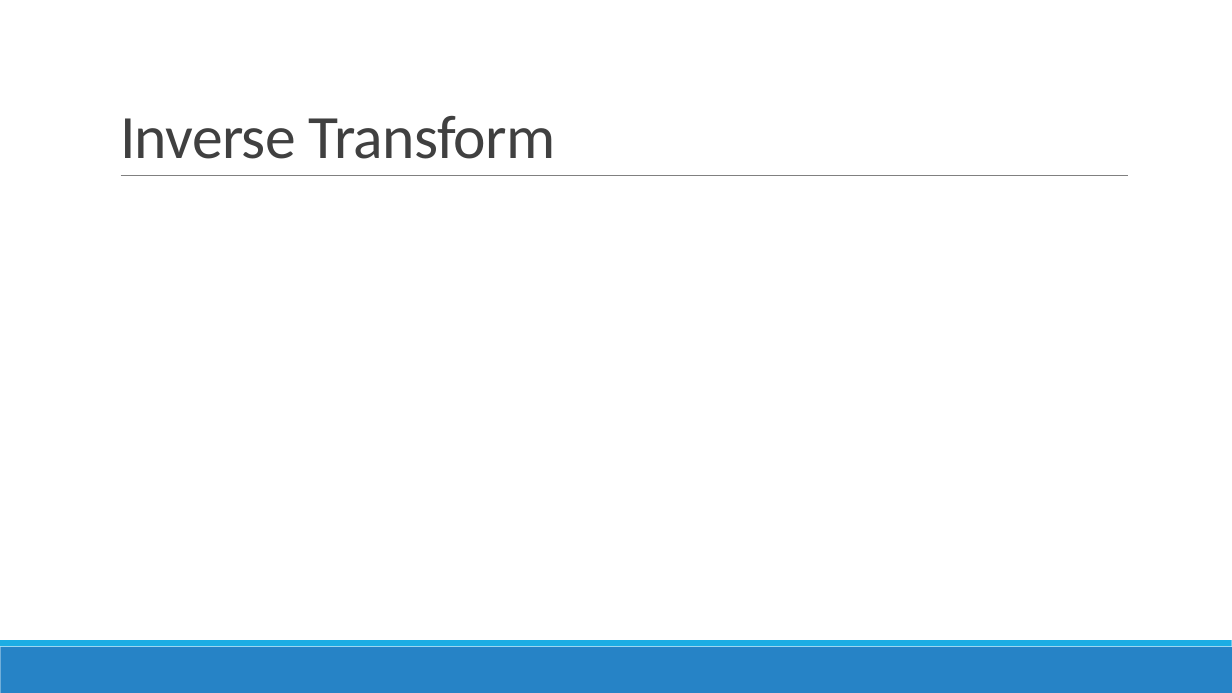
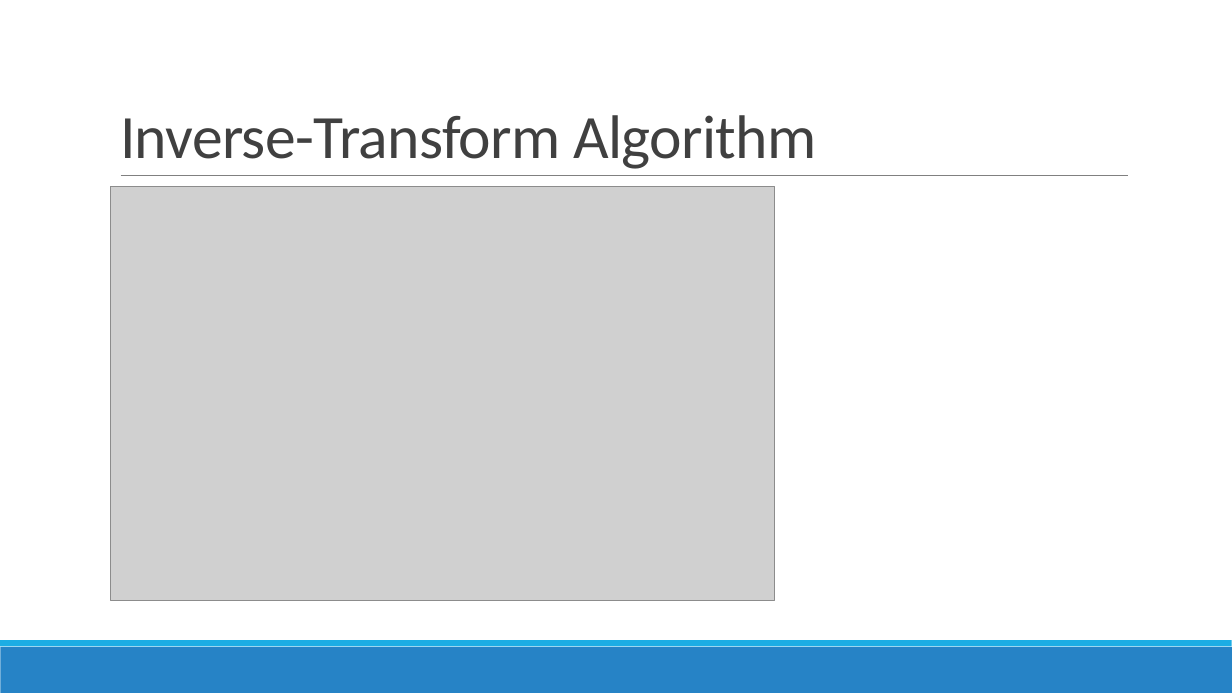
Before and after one commit to chicago-joe/Option-Pricing-via-Levy-Models-in-R, a slide deck: slide 5 of doc/RFinance Presentation.pptx (slide 4 before the commit). Drawn at 1232x693 pixels with LibreOffice and Linux fonts; fonts in the diff are those of the drawing; grey boxes stand for pictures. Boxes give left, top, right and bottom in pixels: in the first picture for what was removed or moved away, otherwise in the second. Text is boxed around its words. In the diff, an @@ line names an element or a change of style, - is before the commit and + after.

```diff
--- a/doc/RFinance Presentation.pptx
+++ b/doc/RFinance Presentation.pptx
@@ title at [120, 115, 816, 169]: text changed @@
-Inverse Transform
+Inverse-Transform Algorithm
@@ picture added at [111, 186, 775, 600] @@
```
Also in this commit, not shown: 2 other slides changed, 3 slides added, 2 slides removed, 3 other files.
